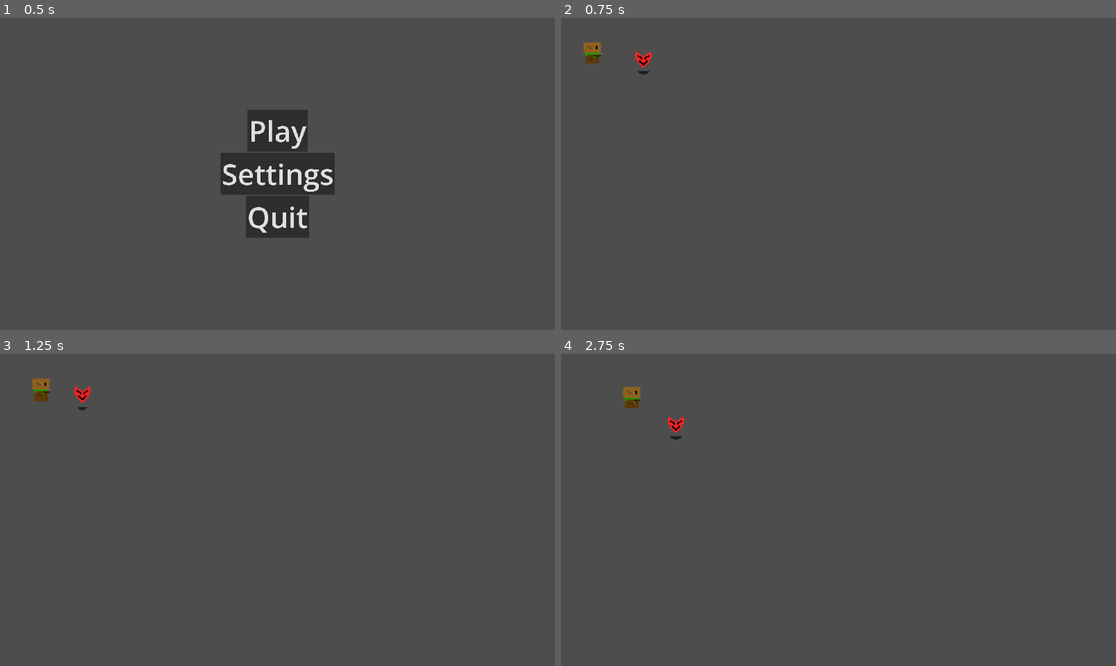
Above: before the commit, frames 1-4 (two rows, left to right).
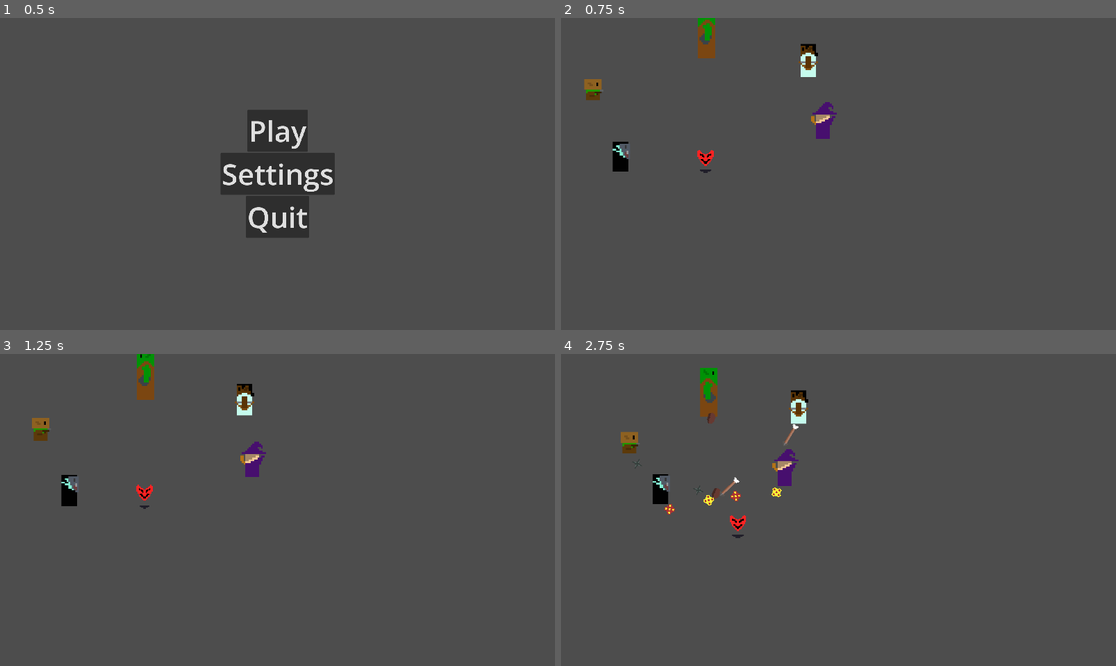
Above: after the commit, the same moments.

Repository: billystein25/GlobalGameJam2026
Game: Godot game, scene res://scenes/ui/start_screne.tscn
Two runs of this game, one before a commit and one after it. Both use one fixed random seed, a clock stepped at 60 frames per second and the inputs below.
Inputs (mouse positions are in pixels of both pictures, inside the frame that each line leads up to):
- Up to frame 1 (0.5 s): no input
- Up to frame 2 (0.75 s): click "Play" at 0.5 s
- Up to frame 3 (1.25 s): no input
- Up to frame 4 (2.75 s): move the mouse to (960, 494) at 1.27 s; hold Right (Player Go Right) 1.28-2.03 s; tap Space (Jumb) at 1.35, 2.1 s; click (960, 494) at 1.42 s; move the mouse to (727, 525) at 2.02 s; hold S (Player Go Down) from 2.03 s (still down)

Frame 1 is identical in both runs. In frame 2, 1.9% of the frame differs, in the area x 4-50%, y 0-50%; in frame 3, 1.9%; in frame 4, 2.3%, in the area x 10-45%, y 4-60%.

Commit message:
almost working enemy shader

Diff:
--- a/scenes/enemies/enemy.gd
+++ b/scenes/enemies/enemy.gd
@@ -83,6 +83,14 @@
 	health -= currentBullet.damage
 	snd_hit.play()
 	velocity = bullet_direction * 500
+	var tween := create_tween()
+	tween.tween_method(tween_shader_progress, 0.0, 1.0, 0.01)
+	tween.tween_method(tween_shader_progress, 1.0, 0.0, 0.05)
+
+
+func tween_shader_progress(value: float) -> void:
+	if animated_sprite_2d.material is ShaderMaterial:
+		animated_sprite_2d.material.set_shader_parameter("progress", value)
 
 
 func be_possessed() -> void:
--- a/scenes/enemy.tscn
+++ b/scenes/enemy.tscn
@@ -4,8 +4,10 @@
 [ext_resource type="Script" uid="uid://bmi2be76ohiii" path="res://scenes/enemies/enemies_resource.gd" id="2_c4w8v"]
 [ext_resource type="AudioStream" uid="uid://cpqwndb4sj1f3" path="res://assets/sounds/Blip.wav" id="3_4ra3w"]
 [ext_resource type="Script" uid="uid://8jhmqy4er0c1" path="res://custom resources/Bullets/bullet.gd" id="3_xwavj"]
+[ext_resource type="Material" uid="uid://c5puif3150l30" path="res://shaders/alpha_lock_color_change_shader_material.tres" id="5_md484"]
 [ext_resource type="SpriteFrames" uid="uid://bapavsptno1oj" path="res://custom resources/Enemies/animations/wizard_animation.tres" id="5_nenq2"]
 [ext_resource type="SpriteFrames" uid="uid://dcfl6kmciyqoj" path="res://custom resources/Enemies/animations/goblin_animation.tres" id="5_xwavj"]
+[ext_resource type="Shader" uid="uid://ya1h30t3n0y4" path="res://shaders/alpha_lock_color_change_shader.gdshader" id="6_md484"]
 
 [sub_resource type="Resource" id="Resource_c4w8v"]
 script = ExtResource("3_xwavj")
@@ -17,11 +19,17 @@
 sprite_anime = ExtResource("5_xwavj")
 metadata/_custom_type_script = "uid://bmi2be76ohiii"
 
+[sub_resource type="ShaderMaterial" id="ShaderMaterial_ipns3"]
+shader = ExtResource("6_md484")
+shader_parameter/color = Color(1, 1, 1, 1)
+shader_parameter/progress = 0.0
+
 [sub_resource type="CapsuleShape2D" id="CapsuleShape2D_md0e3"]
 radius = 49.0
 height = 98.0
 
 [node name="CharacterBody2D" type="CharacterBody2D" unique_id=1655233537 node_paths=PackedStringArray("time_to_shoot") groups=["Enemy"]]
+material = ExtResource("5_md484")
 collision_layer = 2
 collision_mask = 2
 safe_margin = 9.144
@@ -30,6 +38,7 @@
 time_to_shoot = NodePath("TimeToShoot")
 
 [node name="AnimatedSprite2D" type="AnimatedSprite2D" parent="." unique_id=279762641]
+material = SubResource("ShaderMaterial_ipns3")
 position = Vector2(3, -54)
 scale = Vector2(6, 6.0625005)
 sprite_frames = ExtResource("5_nenq2")
--- a/scenes/ui/start_screne.tscn
+++ b/scenes/ui/start_screne.tscn
@@ -5,4 +5,4 @@
 [node name="StartScrene" type="CanvasLayer" unique_id=1333345430]
 
 [node name="MenuUI" parent="." unique_id=683639668 instance=ExtResource("1_q2lfi")]
-load_scene = "uid://dl36k8kgol72g"
+load_scene = "uid://dthay054pr1bi"
--- /dev/null
+++ b/shaders/alpha_lock_color_change_shader.gdshader
@@ -0,0 +1,11 @@
+shader_type canvas_item;
+
+uniform vec3 color: source_color = vec3(1);
+uniform float progress: hint_range(0.0, 1.0, 0.01) = 1.0;
+
+void fragment() {
+	// Called for every pixel the material is visible on.
+	float current_a = texture(TEXTURE, UV).a;
+	vec4 target_color = mix(texture(TEXTURE, UV), vec4(color, current_a), progress);
+	COLOR = target_color;
+}
--- /dev/null
+++ b/shaders/alpha_lock_color_change_shader_material.tres
@@ -0,0 +1,8 @@
+[gd_resource type="ShaderMaterial" format=3 uid="uid://c5puif3150l30"]
+
+[ext_resource type="Shader" uid="uid://ya1h30t3n0y4" path="res://shaders/alpha_lock_color_change_shader.gdshader" id="1_5kpav"]
+
+[resource]
+shader = ExtResource("1_5kpav")
+shader_parameter/color = Color(1, 1, 1, 1)
+shader_parameter/progress = 0.0
Not shown, added: shaders/alpha_lock_color_change_shader.gdshader.uid
